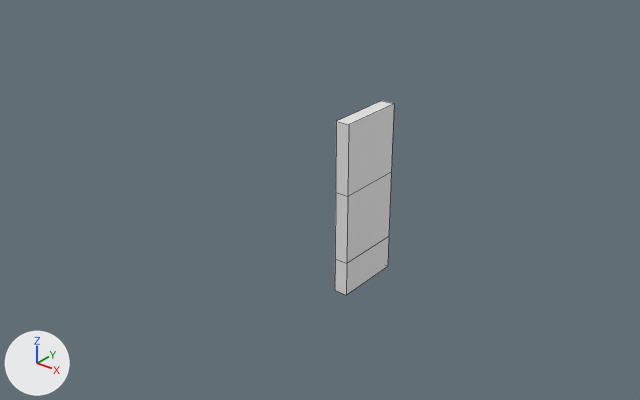
A saved change to the FBX model Assets/Objects/Walltiles/obj_wall_1x2m_v4.fbx.
One viewpoint serves both versions: a 50 mm lens placed at (5.34, -8.88, 6.01), pointed at (-2.09, 0.41, 0.25). Every picture has the same lights, and +X, +Y and +Z are marked at lower left. Mesh edges are drawn as thin lines.

In view in the first picture: 'obj_wall_1x2m_v4'.
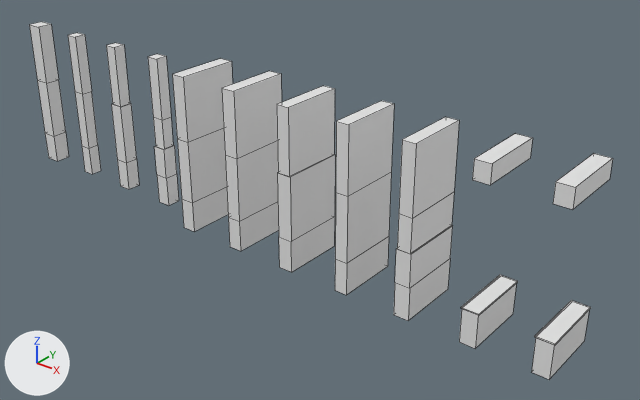
The change, as a diff of the scene's bpy script:
```diff
--- a/Assets/Objects/Walltiles/obj_wall_1x2m_v4.fbx.py
+++ b/Assets/Objects/Walltiles/obj_wall_1x2m_v4.fbx.py
@@ me_plane_049 @@
+me_plane_049.from_pydata(...)  # 16 vertices, 13 faces; spans x -0.13..0.13, y -0.13..0.13, z -0.5..2.02
+me_plane_049.materials.append(mat_mat_labor)  # its picture is missing
@@ me_plane_065 @@
+me_plane_065.from_pydata(...)  # 20 vertices, 14 faces; spans x -0.12..0.12, y -0.11..0.12, z -0.5..2.0
+me_plane_065.materials.append(mat_mat_labor)  # its picture is missing
@@ me_plane_007 @@
+me_plane_007.from_pydata(...)  # 20 vertices, 14 faces; spans x -0.12..0.12, y -0.5..0.5, z -0.5..2.0
+me_plane_007.materials.append(mat_mat_labor)  # its picture is missing
@@ me_plane_060 @@
+me_plane_060.from_pydata(...)  # 16 vertices, 13 faces; spans x -0.1..0.1, y -0.1..0.1, z -0.5..2.0
+me_plane_060.materials.append(mat_mat_labor)  # its picture is missing
@@ me_plane_010 @@
+me_plane_010.from_pydata(...)  # 16 vertices, 13 faces; spans x -0.11..0.11, y -0.5..0.5, z -0.5..2.02
+me_plane_010.materials.append(mat_mat_labor)  # its picture is missing
@@ me_plane_069 @@
+me_plane_069.from_pydata(...)  # 24 vertices, 18 faces; spans x -0.12..0.12, y -0.11..0.12, z -0.5..2.0
+me_plane_069.materials.append(mat_mat_labor)  # its picture is missing
@@ me_plane_008 @@
+me_plane_008.from_pydata(...)  # 24 vertices, 18 faces; spans x -0.12..0.12, y -0.5..0.5, z -0.5..2.0
+me_plane_008.materials.append(mat_mat_labor)  # its picture is missing
@@ me_plane_047 @@
+me_plane_047.from_pydata(...)  # 24 vertices, 15 faces; spans x -0.13..0.13, y -0.5..0.5, z -0.5..2.02
+me_plane_047.materials.append(mat_mat_labor)  # its picture is missing
@@ me_plane_005 @@
+me_plane_005.from_pydata(...)  # 16 vertices, 13 faces; spans x -0.12..0.12, y -0.5..0.5, z -0.5..2.02
+me_plane_005.materials.append(mat_mat_labor)  # its picture is missing
@@ me_plane_006 @@
+me_plane_006.from_pydata(...)  # 24 vertices, 15 faces; spans x -0.13..0.13, y -0.5..0.5, z -0.5..2.02
+me_plane_006.materials.append(mat_mat_labor)  # its picture is missing
@@ ob_obj_pillar_2m_v1 @@
+ob_obj_pillar_2m_v1 = bpy.data.objects.new('obj_pillar_2m_v1', me_plane_049)
+ob_obj_pillar_2m_v1.location = (-8.0, 0.0, 0.0)
@@ ob_obj_pillar_2m_v3 @@
+ob_obj_pillar_2m_v3 = bpy.data.objects.new('obj_pillar_2m_v3', me_plane_065)
+ob_obj_pillar_2m_v3.location = (-6.0, 0.0, 0.0)
@@ ob_obj_wall_1x2m_v2 @@
+ob_obj_wall_1x2m_v2 = bpy.data.objects.new('obj_wall_1x2m_v2', me_plane_007)
+ob_obj_wall_1x2m_v2.location = (-2.0, 0.0, 0.0)
@@ ob_obj_pillar_2m_v2 @@
+ob_obj_pillar_2m_v2 = bpy.data.objects.new('obj_pillar_2m_v2', me_plane_060)
+ob_obj_pillar_2m_v2.location = (-7.0, 0.0, 0.0)
@@ ob_obj_wall_1x2m_v5 @@
+ob_obj_wall_1x2m_v5 = bpy.data.objects.new('obj_wall_1x2m_v5', me_plane_010)
+ob_obj_wall_1x2m_v5.location = (-3.0, 0.0, 0.0)
@@ ob_obj_pillar_2m_v4 @@
+ob_obj_pillar_2m_v4 = bpy.data.objects.new('obj_pillar_2m_v4', me_plane_069)
+ob_obj_pillar_2m_v4.location = (-5.0, 0.0, 0.0)
@@ ob_obj_wall_1x2m_v3 @@
+ob_obj_wall_1x2m_v3 = bpy.data.objects.new('obj_wall_1x2m_v3', me_plane_008)
+ob_obj_wall_1x2m_v3.location = (0.0, 0.0, 0.0)
@@ ob_obj_wallopen_1x2m_v1 @@
+ob_obj_wallopen_1x2m_v1 = bpy.data.objects.new('obj_wallOpen_1x2m_v1', me_plane_047)
+ob_obj_wallopen_1x2m_v1.location = (1.0, 0.0, 0.0)
@@ ob_obj_wall_1x2m_v1 @@
+ob_obj_wall_1x2m_v1 = bpy.data.objects.new('obj_wall_1x2m_v1', me_plane_005)
+ob_obj_wall_1x2m_v1.location = (-4.0, 0.0, 0.0)
@@ ob_obj_wallopen_1x2m_v2 @@
+ob_obj_wallopen_1x2m_v2 = bpy.data.objects.new('obj_wallOpen_1x2m_v2', me_plane_006)
+ob_obj_wallopen_1x2m_v2.location = (2.0, 0.0, 0.0)
```

Boxes (x1, y1, x2, y2) around the edits, measured in the pictures (640 x 400 px):
'obj_wall_1x2m_v3', added
    after: (394, 117, 459, 321)
'obj_wall_1x2m_v2', added
    after: (277, 86, 335, 272)
'obj_wall_1x2m_v5', added
    after: (222, 71, 282, 251)
'obj_wall_1x2m_v1', added
    after: (172, 59, 233, 231)
'obj_wallOpen_1x2m_v2', added
    after: (532, 153, 613, 379)
'obj_wallOpen_1x2m_v1', added
    after: (459, 134, 533, 348)
'obj_pillar_2m_v1', added
    after: (30, 22, 69, 161)
'obj_pillar_2m_v4', added
    after: (148, 54, 179, 205)
'obj_pillar_2m_v3', added
    after: (106, 43, 139, 189)
'obj_pillar_2m_v2', added
    after: (68, 33, 101, 174)
